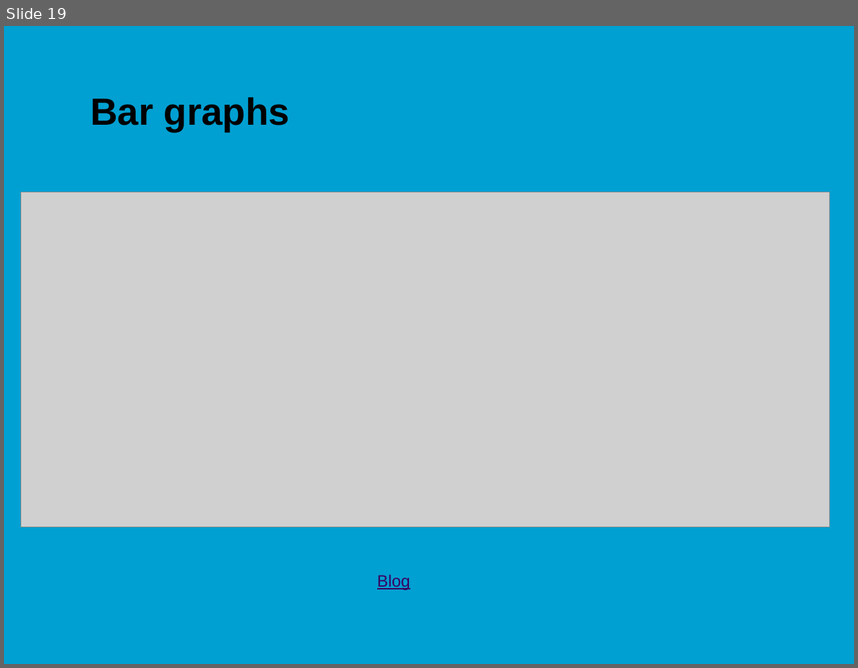
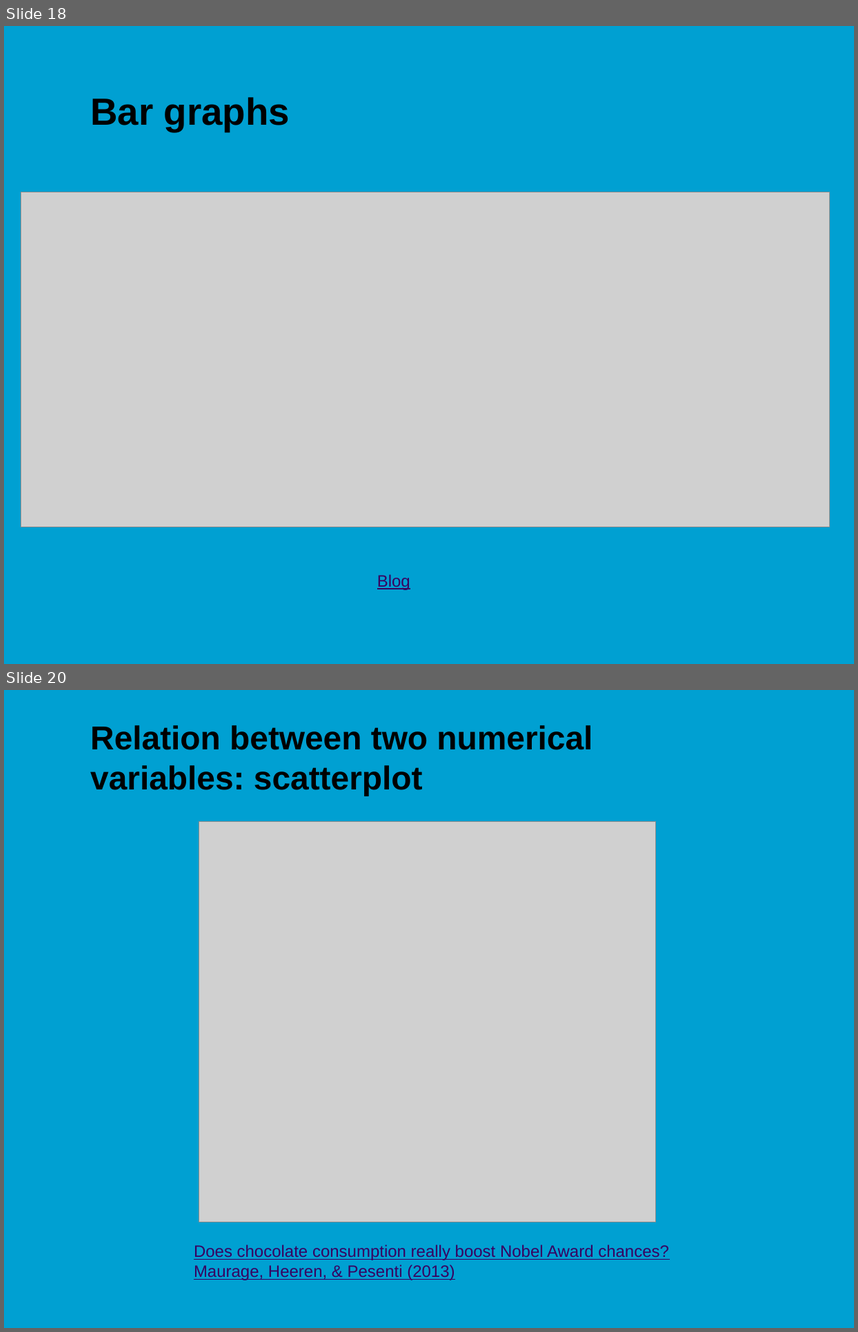
Before and after one commit to jonasmoons/data-driven-learning, a slide deck: slides/Week 2.pptx. Shown one above the other, each under a label of ours: slide 19 before the commit, slides 18 and 20 after it; the slides between them are not shown. The pictures are 858x668 and 858x1332 pixels, drawn with LibreOffice and Linux fonts; fonts in the diff are those of the drawing; grey boxes stand for pictures; background and template pictures are left out. Boxes give left, top, right and bottom in pixels: in the first picture for what was removed or moved away, otherwise in the second. Text is boxed around its words. In the diff, an @@ line names an element or a change of style, - is before the commit and + after.

```diff
--- a/slides/Week 2.pptx
+++ b/slides/Week 2.pptx
@@ slide 20 added at box(4, 690, 854, 1328), background picture (left out) @@
@@ title added at box(90, 725, 593, 796), 28 pt, text #000000, bold @@
+Relation between two numerical variables: scatterplot
@@ picture added at box(199, 822, 656, 1222) @@
@@ text added at box(194, 1244, 669, 1280), 14 pt, text #380060, underline @@
+Does chocolate consumption really boost Nobel Award chances?
+Maurage, Heeren, & Pesenti (2013)
@@ what was slide 19 is now slide 18 @@
```
Also in this commit, not shown: 5 slides changed, 9 other slides added, 12 slides removed, 55 other files.
